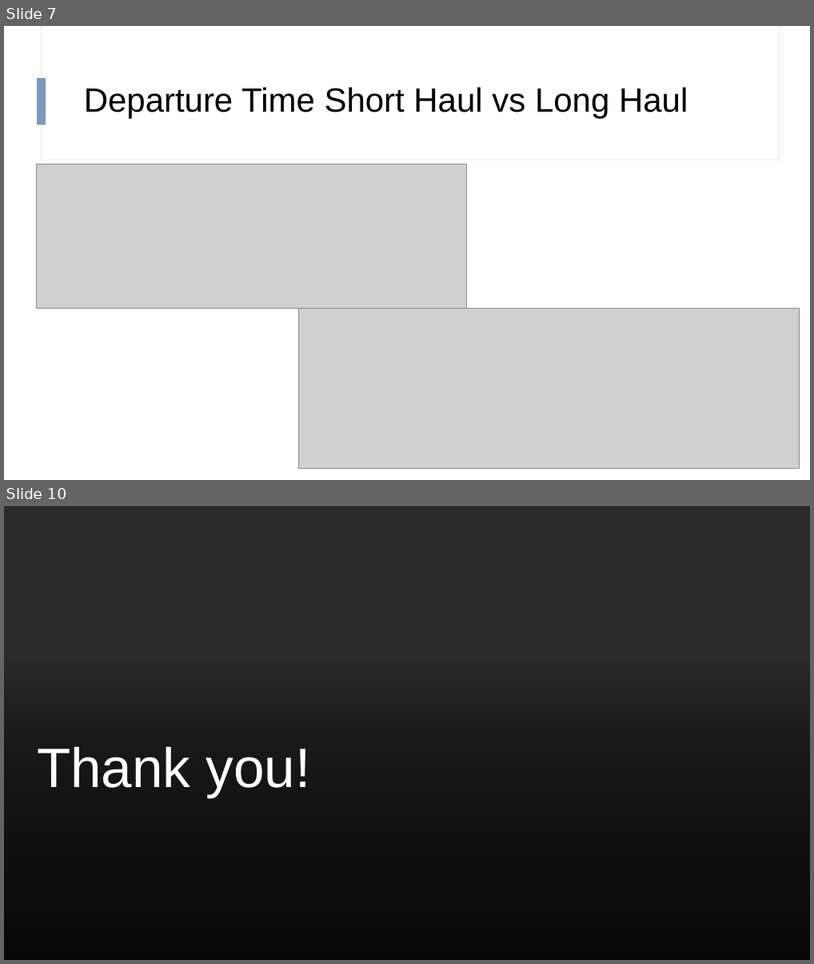
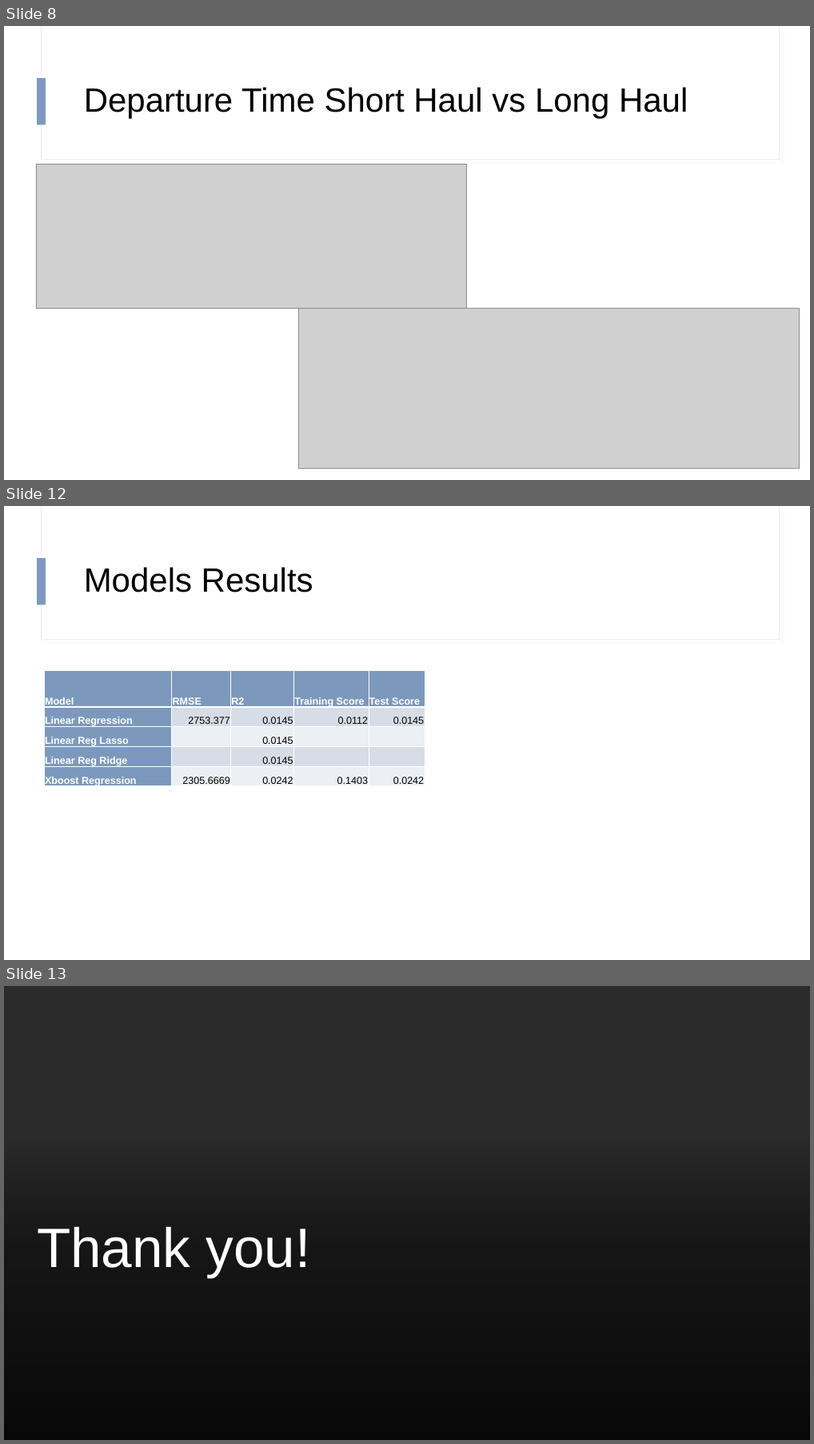
Before and after one commit to hapl/predict-flight-delays, a slide deck: output/presentation/Project_presentation_v2.pptx. Shown one above the other, each under a label of ours: slides 7 and 10 before the commit, slides 8, 12 and 13 after it; the slides between them are not shown. The pictures are 814x964 and 814x1444 pixels, drawn with LibreOffice and Linux fonts; fonts in the diff are those of the drawing; grey boxes stand for pictures; background and template pictures are left out; a plain dark background stands for a picture behind light text. Boxes give left, top, right and bottom in pixels: in the first picture for what was removed or moved away, otherwise in the second. Text is boxed around its words. In the diff, an @@ line names an element or a change of style, - is before the commit and + after.

```diff
--- a/output/presentation/Project_presentation_v2.pptx
+++ b/output/presentation/Project_presentation_v2.pptx
@@ slide 12 added at [4,506,810,960], background #FFFFFF; not listed: 3 template elements that a slide beside it also shows @@
@@ title added at [84,567,314,592], 40 pt, text #000000 @@
+Models Results
@@ table added at [44,671,425,789], 5 rows, 5 columns @@
+Model | RMSE | R2 | Training Score | Test Score
+Linear Regression | 2753.377 | 0.0145 | 0.0112 | 0.0145
+Linear Reg Lasso |  | 0.0145 |  | 
+Linear Reg Ridge |  | 0.0145 |  | 
+Xboost Regression | 2305.6669 | 0.0242 | 0.1403 | 0.0242
@@ what was slide 7 is now slide 8 @@
@@ what was slide 10 is now slide 13 @@
```
Also in this commit, not shown: 4 other slides added, 2 slides removed.
